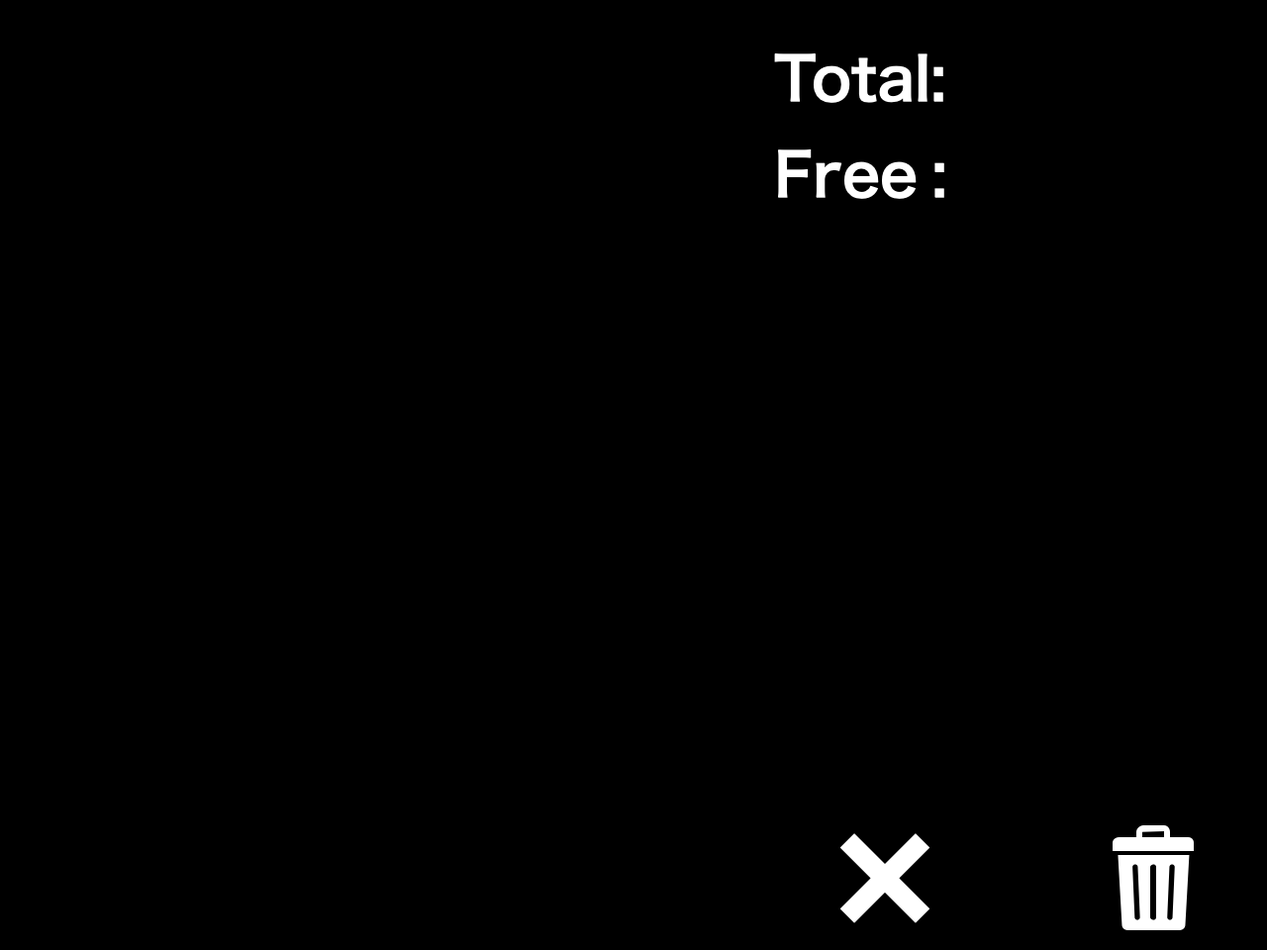
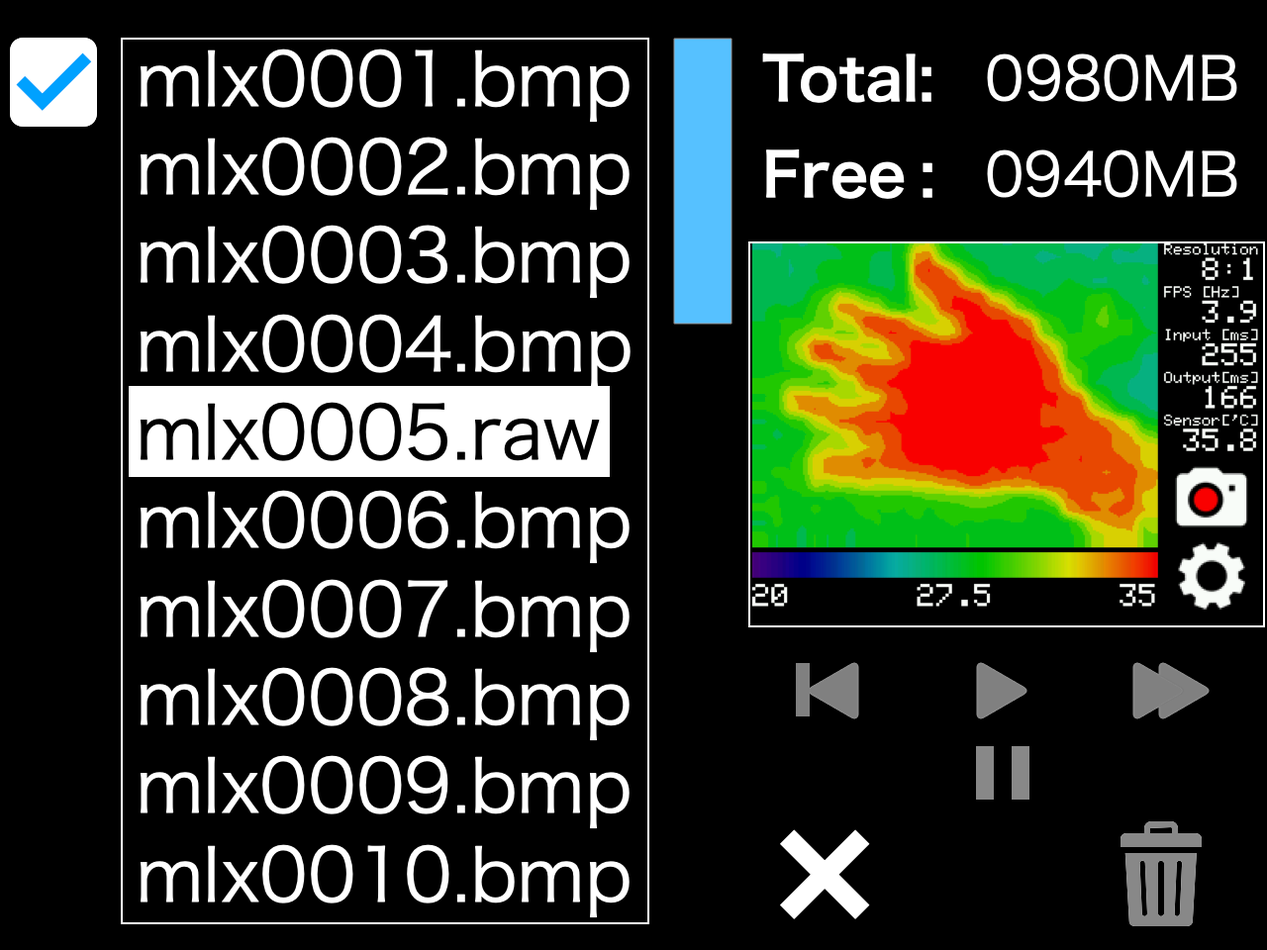
Revision of a layered w=1267, h=950 image; what changed, layer by layer:
removed layer "Layer 10" (2nd of 2) over [9, 37, 1265, 931]
removed layer "Layer 11" (2nd of 2) over [9, 37, 1265, 931]
removed layer "Layer 1" over [9, 37, 1265, 931]
added layer "Layer 21" above "Layer 20" over [9, 37, 1265, 931]
added layer "Layer 20" over [9, 37, 1265, 931]
